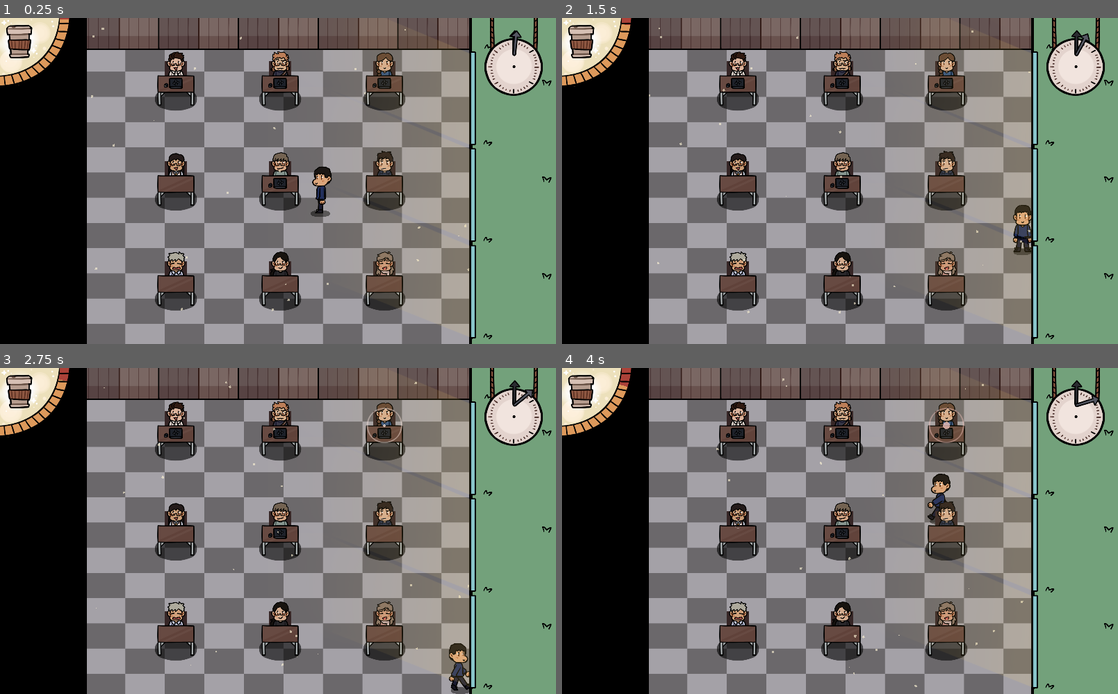
Above: before the commit, frames 1-4 (two rows, left to right).
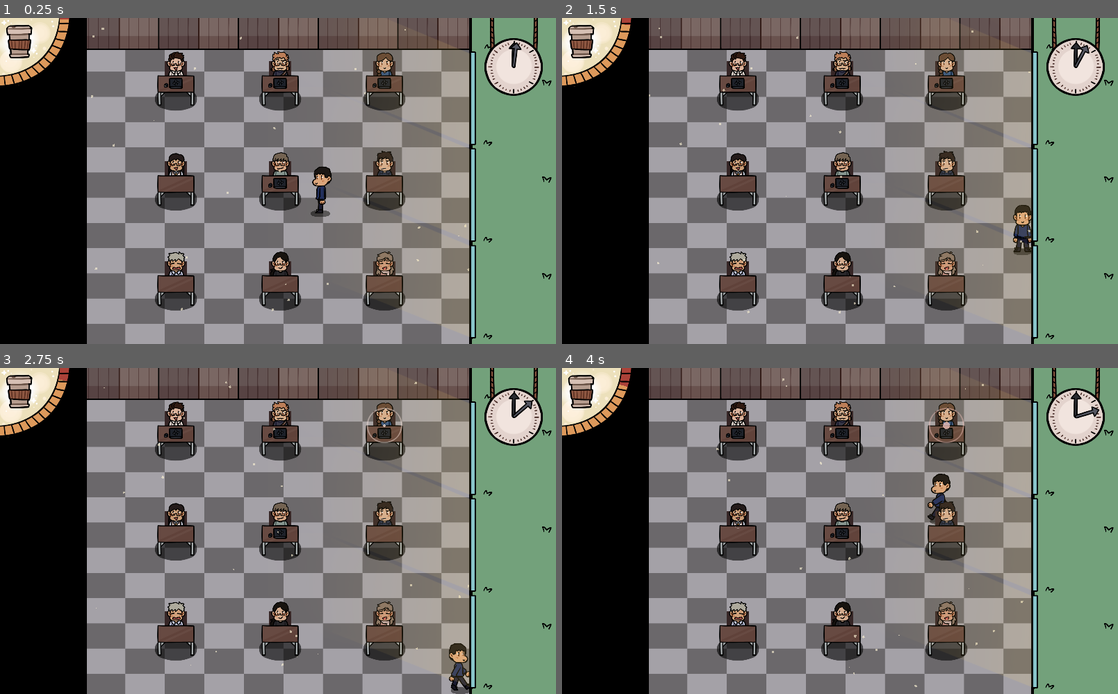
Above: after the commit, the same moments.

Repository: nyaro-p/TheTutorSimulator
Game: Godot game, scene res://Scenes/Classroom.tscn
Two runs of this game, one before a commit and one after it. Both use one fixed random seed, a clock stepped at 60 frames per second and the inputs below.
Inputs:
- Up to frame 1 (0.25 s): no input
- Up to frame 2 (1.5 s): hold D (move_right) 0.53-1.28 s; hold S (move_down) from 1.28 s (still down)
- Up to frame 3 (2.75 s): release S (move_down) at 2.03 s; hold D (move_right) from 2.03 s (still down)
- Up to frame 4 (4 s): tap Enter at 2.75 s; release D (move_right) at 2.78 s; hold W (move_up) 2.78-3.53 s; hold A (move_left) from 3.53 s (still down)

The runs differ from the first frame. In frame 1, 0.1% of the frame differs, in the area x 91-94%, y 3-16%; in frame 2, 0.2%; in frame 3, 0.2%; in frame 4, 0.2%, in the area x 91-97%, y 3-16%.

Commit message:
have some time :)

Diff:
--- a/Prefabs/UI/Clock.gd
+++ b/Prefabs/UI/Clock.gd
@@ -1,11 +1,17 @@
 extends Node2D
 
 onready var arrow = $ArrowPivot
+onready var tut_time = 20.0
 
 func _ready():
-	var tween := create_tween().set_trans(Tween.TRANS_LINEAR)
-	tween.tween_property(arrow, "rotation_degrees", 360.0, 20.0)
-	tween.connect("finished", self, "time_finished")
+	time_finished()
 
 func time_finished():
-	print("global time finish")
+	var new_rotation = arrow.rotation_degrees + 6.0
+	if new_rotation > 360.0:
+		print("global time finished")
+	else:
+		var time = tut_time / 60
+		var tween := create_tween().set_trans(Tween.TRANS_ELASTIC)
+		tween.tween_property(arrow, "rotation_degrees", new_rotation, time)
+		tween.connect("finished", self, "time_finished")
--- a/Prefabs/UI/Clock.tscn
+++ b/Prefabs/UI/Clock.tscn
@@ -13,13 +13,14 @@
 
 [node name="Arrow" type="Sprite" parent="."]
 modulate = Color( 0.494118, 0.494118, 0.494118, 1 )
-position = Vector2( 1, -11 )
+position = Vector2( 0.4, 0 )
 scale = Vector2( 0.25, 0.25 )
 texture = ExtResource( 2 )
 
 [node name="ArrowPivot" type="Node2D" parent="."]
+position = Vector2( 0, 11 )
 
 [node name="Arrow" type="Sprite" parent="ArrowPivot"]
-position = Vector2( 1, -11 )
+position = Vector2( 0.4, -11 )
 scale = Vector2( 0.25, 0.25 )
 texture = ExtResource( 2 )
--- a/Scenes/Classroom.tscn
+++ b/Scenes/Classroom.tscn
@@ -86,7 +86,6 @@
 
 [node name="CollisionShape2D2" type="CollisionShape2D" parent="Background/StaticBody2D"]
 position = Vector2( 108.75, 422.5 )
-scale = Vector2( 1, 1 )
 shape = SubResource( 2 )
 
 [node name="CollisionShape2D3" type="CollisionShape2D" parent="Background/StaticBody2D"]
--- a/project.godot
+++ b/project.godot
@@ -18,6 +18,7 @@
 
 window/size/width=512
 window/size/height=300
+window/size/fullscreen=true
 window/size/test_width=1024
 window/size/test_height=600
 window/stretch/mode="2d"
